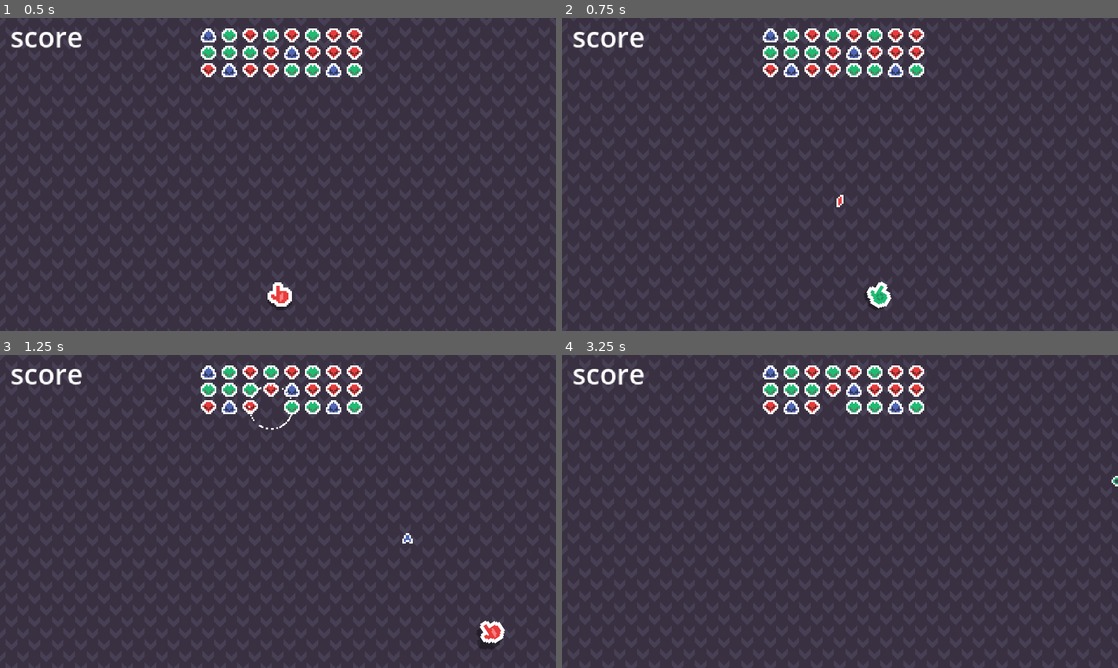
Above: before the commit, frames 1-4 (two rows, left to right).
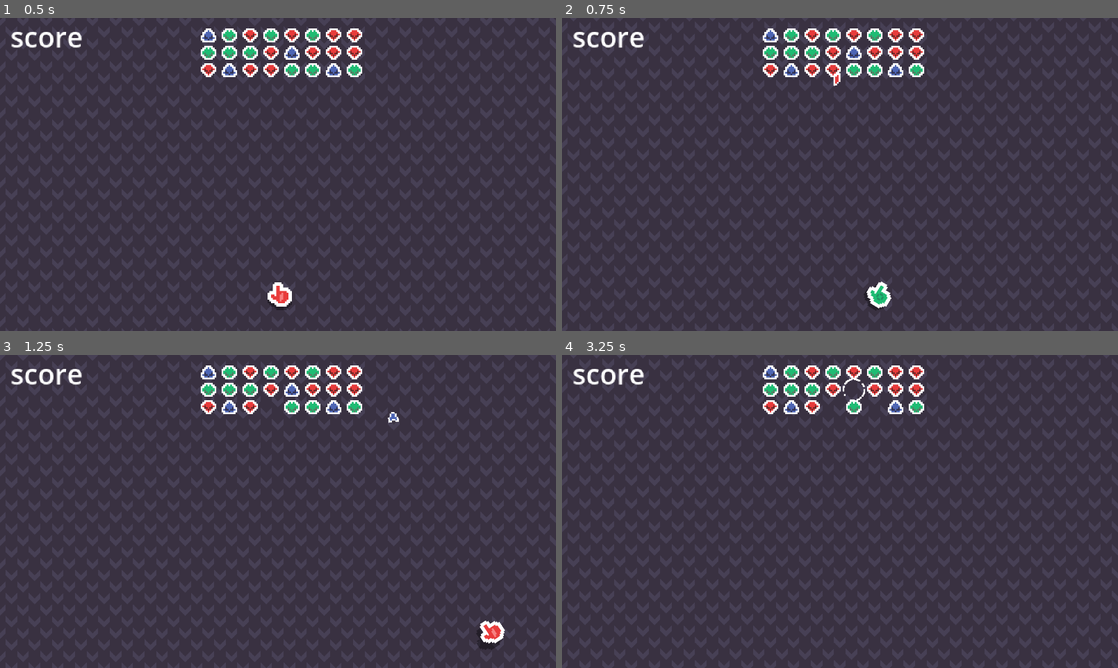
Above: after the commit, the same moments.

Repository: mrbartchak/rgb-game
Game: Godot game, scene res://core/Main.tscn
Two runs of this game, one before a commit and one after it. Both use one fixed random seed, a clock stepped at 60 frames per second and the inputs below.
Inputs (mouse positions are in pixels of both pictures, inside the frame that each line leads up to):
- Up to frame 1 (0.5 s): no input
- Up to frame 2 (0.75 s): tap Enter at 0.5 s; move the mouse to (962, 158) at 0.52 s; hold D (move_right) from 0.53 s (still down); tap Space at 0.6 s
- Up to frame 3 (1.25 s): keep holding D (move_right); tap Space at 0.77, 1.07 s
- Up to frame 4 (3.25 s): move the mouse to (728, 527) at 1.27 s; release D (move_right) at 1.28 s; hold S (move_down) 1.28-2.03 s; tap Space at 1.35, 1.52, 1.82, 2.1, 2.85, 3.02 s; move the mouse to (895, 442) at 2.02 s; hold D (move_right) 2.03-2.78 s; move the mouse to (812, 574) at 2.77 s; hold W (move_up) from 2.78 s (still down)

Frame 1 is identical in both runs. In frame 2, less than 0.1% of the frame differs, in the area x 48-51%, y 17-61%; in frame 3, 0.2%; in frame 4, 0.3%, in the area x 50-100%, y 7-42%.

Commit message:
rename color modes to chromas

Diff:
--- a/combat/bullets/data/BlueBullet.tres
+++ b/combat/bullets/data/BlueBullet.tres
@@ -7,6 +7,7 @@
 [resource]
 script = ExtResource("1_gyy17")
 name = "Blue Bullet"
+speed = 500.0
 texture = ExtResource("2_lt0uf")
 bullet_scene = ExtResource("1_uqe4f")
 metadata/_custom_type_script = "uid://c3053f5tx0sgw"
--- a/combat/bullets/data/BulletStats.gd
+++ b/combat/bullets/data/BulletStats.gd
@@ -11,4 +11,5 @@
 	var bullet: Bullet = bullet_scene.instantiate()
 	bullet.bullet_stats = self
 	bullet.global_position = origin.global_position
+	bullet.global_rotation = origin.global_rotation
 	origin.get_tree().current_scene.add_child(bullet)
--- a/combat/bullets/data/GreenBullet.tres
+++ b/combat/bullets/data/GreenBullet.tres
@@ -7,6 +7,7 @@
 [resource]
 script = ExtResource("1_6i1ms")
 name = "Green Bullet"
+speed = 500.0
 texture = ExtResource("2_her0f")
 bullet_scene = ExtResource("1_dcdoj")
 metadata/_custom_type_script = "uid://c3053f5tx0sgw"
--- a/combat/bullets/data/RedBullet.tres
+++ b/combat/bullets/data/RedBullet.tres
@@ -7,6 +7,7 @@
 [resource]
 script = ExtResource("1_s2imr")
 name = "Red Bullet"
+speed = 500.0
 texture = ExtResource("2_ltqmd")
 bullet_scene = ExtResource("1_8bnfe")
 metadata/_custom_type_script = "uid://c3053f5tx0sgw"
--- /dev/null
+++ b/combat/chromas/data/BlueChroma.tres
@@ -0,0 +1,12 @@
+[gd_resource type="Resource" script_class="Chroma" load_steps=4 format=3 uid="uid://dx3i1a2g23cs4"]
+
+[ext_resource type="Resource" uid="uid://p6hgxrt104bk" path="res://combat/attacks/data/BlueAttack.tres" id="1_y6u58"]
+[ext_resource type="Script" uid="uid://bxorx5qso2lsg" path="res://combat/chromas/data/Chroma.gd" id="2_o1xtu"]
+[ext_resource type="Texture2D" uid="uid://qduxc30kgr8w" path="res://player/skins/hand/hand_blue.png" id="3_k5hvr"]
+
+[resource]
+script = ExtResource("2_o1xtu")
+name = "Blue Chroma"
+base_attack = ExtResource("1_y6u58")
+texture = ExtResource("3_k5hvr")
+metadata/_custom_type_script = "uid://bxorx5qso2lsg"
--- a/combat/chromas/data/BlueColorMode.tres
+++ /dev/null
@@ -1,12 +0,0 @@
-[gd_resource type="Resource" script_class="ColorMode" load_steps=4 format=3 uid="uid://dx3i1a2g23cs4"]
-
-[ext_resource type="Resource" uid="uid://p6hgxrt104bk" path="res://combat/attacks/data/BlueAttack.tres" id="1_3hleg"]
-[ext_resource type="Script" uid="uid://bxorx5qso2lsg" path="res://combat/chromas/data/ColorMode.gd" id="1_c40no"]
-[ext_resource type="Texture2D" uid="uid://qduxc30kgr8w" path="res://player/skins/hand/hand_blue.png" id="3_8r1ph"]
-
-[resource]
-script = ExtResource("1_c40no")
-name = "Blue Mode"
-base_attack = ExtResource("1_3hleg")
-texture = ExtResource("3_8r1ph")
-metadata/_custom_type_script = "uid://bxorx5qso2lsg"
--- a/combat/chromas/data/ColorMode.gd
+++ b/combat/chromas/data/Chroma.gd
@@ -1,4 +1,4 @@
-class_name ColorMode
+class_name Chroma
 extends Resource
 
 @export var name: String
--- /dev/null
+++ b/combat/chromas/data/GreenChroma.tres
@@ -0,0 +1,12 @@
+[gd_resource type="Resource" script_class="Chroma" load_steps=4 format=3 uid="uid://3bbgergmkp14"]
+
+[ext_resource type="Resource" uid="uid://dcdk7itoi03sn" path="res://combat/attacks/data/GreenAttack.tres" id="1_v5rik"]
+[ext_resource type="Script" uid="uid://bxorx5qso2lsg" path="res://combat/chromas/data/Chroma.gd" id="2_ylfoe"]
+[ext_resource type="Texture2D" uid="uid://43fu06v2ifcu" path="res://player/skins/hand/hand_green.png" id="3_p74ut"]
+
+[resource]
+script = ExtResource("2_ylfoe")
+name = "Green Chroma"
+base_attack = ExtResource("1_v5rik")
+texture = ExtResource("3_p74ut")
+metadata/_custom_type_script = "uid://bxorx5qso2lsg"
--- a/combat/chromas/data/GreenColorMode.tres
+++ /dev/null
@@ -1,12 +0,0 @@
-[gd_resource type="Resource" script_class="ColorMode" load_steps=4 format=3 uid="uid://3bbgergmkp14"]
-
-[ext_resource type="Resource" uid="uid://dcdk7itoi03sn" path="res://combat/attacks/data/GreenAttack.tres" id="1_h0nss"]
-[ext_resource type="Script" uid="uid://bxorx5qso2lsg" path="res://combat/chromas/data/ColorMode.gd" id="1_l62up"]
-[ext_resource type="Texture2D" uid="uid://43fu06v2ifcu" path="res://player/skins/hand/hand_green.png" id="3_bleh6"]
-
-[resource]
-script = ExtResource("1_l62up")
-name = "Green Mode"
-base_attack = ExtResource("1_h0nss")
-texture = ExtResource("3_bleh6")
-metadata/_custom_type_script = "uid://bxorx5qso2lsg"
--- /dev/null
+++ b/combat/chromas/data/RedChroma.tres
@@ -0,0 +1,12 @@
+[gd_resource type="Resource" script_class="Chroma" load_steps=4 format=3 uid="uid://c88ojebjr52rw"]
+
+[ext_resource type="Resource" uid="uid://c71swc7tihjde" path="res://combat/attacks/data/RedAttack.tres" id="1_1e2js"]
+[ext_resource type="Script" uid="uid://bxorx5qso2lsg" path="res://combat/chromas/data/Chroma.gd" id="2_22ytx"]
+[ext_resource type="Texture2D" uid="uid://yb3yviqh5uko" path="res://player/skins/hand/hand_red.png" id="3_1g5v2"]
+
+[resource]
+script = ExtResource("2_22ytx")
+name = "Red Chroma"
+base_attack = ExtResource("1_1e2js")
+texture = ExtResource("3_1g5v2")
+metadata/_custom_type_script = "uid://bxorx5qso2lsg"
--- a/combat/chromas/data/RedColorMode.tres
+++ /dev/null
@@ -1,12 +0,0 @@
-[gd_resource type="Resource" script_class="ColorMode" load_steps=4 format=3 uid="uid://c88ojebjr52rw"]
-
-[ext_resource type="Resource" uid="uid://c71swc7tihjde" path="res://combat/attacks/data/RedAttack.tres" id="1_mxihx"]
-[ext_resource type="Script" uid="uid://bxorx5qso2lsg" path="res://combat/chromas/data/ColorMode.gd" id="1_u5xdb"]
-[ext_resource type="Texture2D" uid="uid://yb3yviqh5uko" path="res://player/skins/hand/hand_red.png" id="3_aaf2p"]
-
-[resource]
-script = ExtResource("1_u5xdb")
-name = "Red Mode"
-base_attack = ExtResource("1_mxihx")
-texture = ExtResource("3_aaf2p")
-metadata/_custom_type_script = "uid://bxorx5qso2lsg"
--- a/player/Player.gd
+++ b/player/Player.gd
@@ -1,7 +1,7 @@
 extends CharacterBody2D
 
-@export var color_modes: Array[ColorMode]
-var current_mode: ColorMode
+@export var chromas: Array[Chroma]
+var current_chroma: Chroma
 var current_mode_idx: int
 #refactor later
 var movement_speed: float = 200.0
@@ -10,8 +10,8 @@
 func _ready() -> void:
 	#Input.mouse_mode = Input.MOUSE_MODE_HIDDEN
 	set_color_mode(0)
-	$Skin.texture = current_mode.texture
-	$AttackTimer.wait_time = 1.0 / current_mode.base_attack.fire_rate
+	$Skin.texture = current_chroma.texture
+	$AttackTimer.wait_time = 1.0 / current_chroma.base_attack.fire_rate
 	$AttackTimer.start()
 
 func _physics_process(delta):
@@ -26,7 +26,7 @@
 
 #---Attacking---
 func _use_attack() -> void:
-	current_mode.base_attack.fire($BulletSpawn)
+	current_chroma.base_attack.fire($BulletSpawn)
 
 func _on_attack_timer_timeout() -> void:
 	_use_attack()
@@ -34,9 +34,9 @@
 #---Color Switching---
 func set_color_mode(mode_idx: int) -> void:
 	current_mode_idx = mode_idx
-	current_mode = color_modes.get(mode_idx)
-	$Skin.texture = current_mode.texture
-	$AttackTimer.wait_time = 1.0 / current_mode.base_attack.fire_rate
+	current_chroma = chromas.get(mode_idx)
+	$Skin.texture = current_chroma.texture
+	$AttackTimer.wait_time = 1.0 / current_chroma.base_attack.fire_rate
 
 #---Movement---
 func _handle_movement(delta: float) -> void:
--- a/player/Player.tscn
+++ b/player/Player.tscn
@@ -2,17 +2,17 @@
 
 [ext_resource type="Texture2D" uid="uid://uvp4p6sdpgns" path="res://player/skins/hand/hand_base.png" id="1_p0vlq"]
 [ext_resource type="Script" uid="uid://ibaa6qxiydsy" path="res://player/Player.gd" id="2_v6fml"]
-[ext_resource type="Script" uid="uid://bxorx5qso2lsg" path="res://combat/chromas/data/ColorMode.gd" id="3_70d11"]
-[ext_resource type="Resource" uid="uid://c88ojebjr52rw" path="res://combat/chromas/data/RedColorMode.tres" id="4_cw2d6"]
-[ext_resource type="Resource" uid="uid://3bbgergmkp14" path="res://combat/chromas/data/GreenColorMode.tres" id="5_khinc"]
-[ext_resource type="Resource" uid="uid://dx3i1a2g23cs4" path="res://combat/chromas/data/BlueColorMode.tres" id="6_bruh7"]
+[ext_resource type="Script" uid="uid://bxorx5qso2lsg" path="res://combat/chromas/data/Chroma.gd" id="3_70d11"]
+[ext_resource type="Resource" uid="uid://c88ojebjr52rw" path="res://combat/chromas/data/RedChroma.tres" id="3_83hs8"]
+[ext_resource type="Resource" uid="uid://3bbgergmkp14" path="res://combat/chromas/data/GreenChroma.tres" id="4_aqcbf"]
+[ext_resource type="Resource" uid="uid://dx3i1a2g23cs4" path="res://combat/chromas/data/BlueChroma.tres" id="5_gskgj"]
 
 [sub_resource type="CircleShape2D" id="CircleShape2D_aqcbf"]
 radius = 4.0
 
 [node name="Player" type="CharacterBody2D"]
 script = ExtResource("2_v6fml")
-color_modes = Array[ExtResource("3_70d11")]([ExtResource("4_cw2d6"), ExtResource("5_khinc"), ExtResource("6_bruh7")])
+chromas = Array[ExtResource("3_70d11")]([ExtResource("3_83hs8"), ExtResource("4_aqcbf"), ExtResource("5_gskgj")])
 
 [node name="Skin" type="Sprite2D" parent="."]
 texture = ExtResource("1_p0vlq")
Renamed: combat/chromas/data/ColorMode.gd.uid -> combat/chromas/data/Chroma.gd.uid
